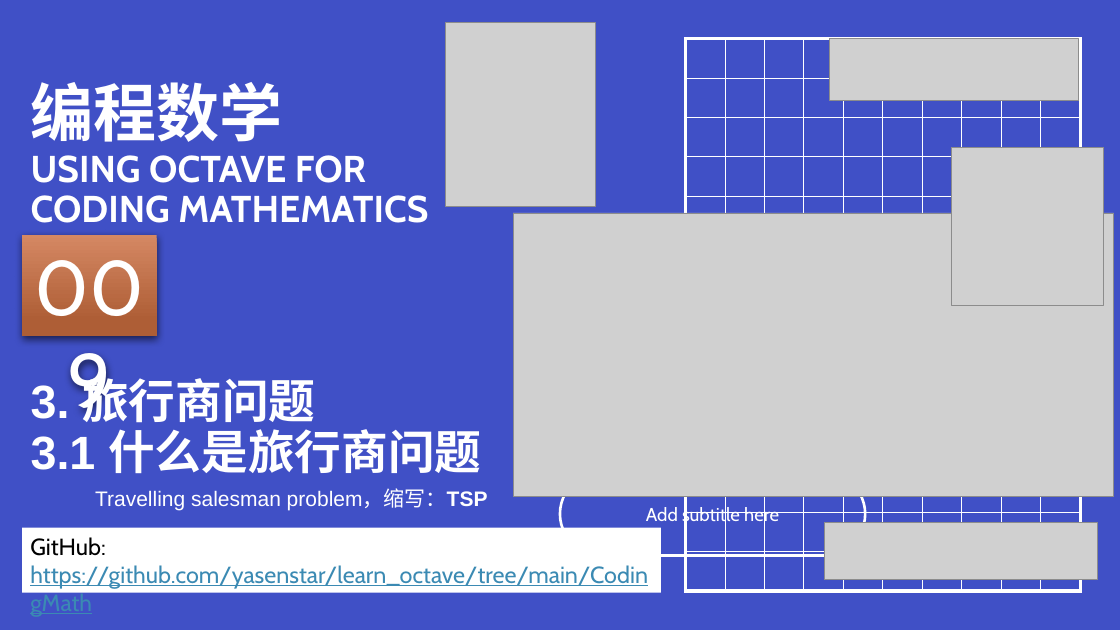
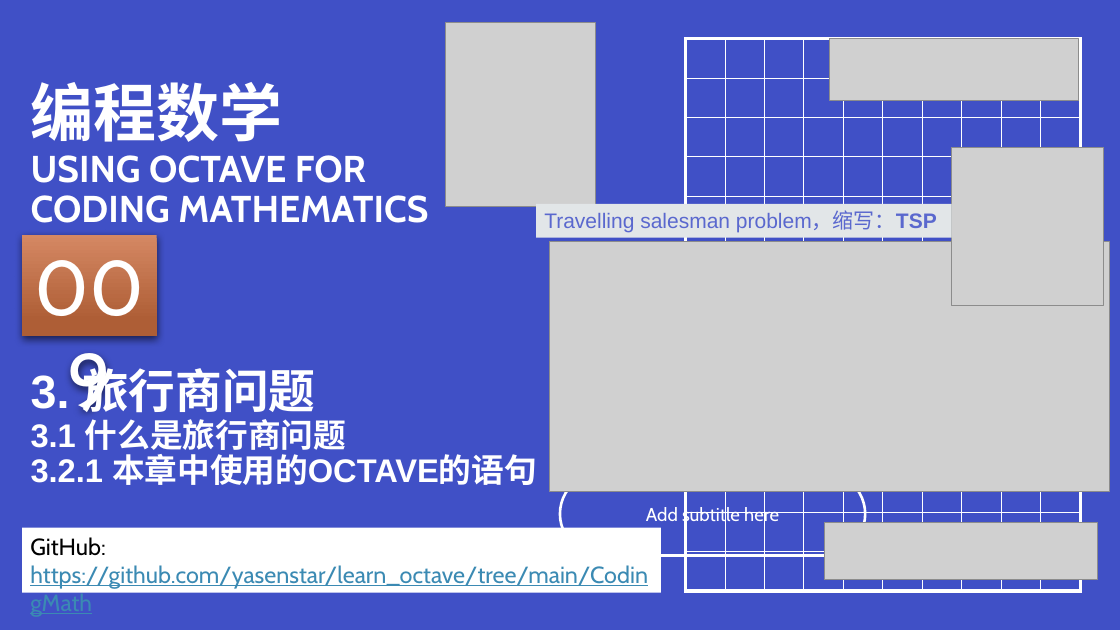
Before and after one commit to yasenstar/learn_octave, a slide deck: slide 10 of CodingMath/codingmath-covers.pptx. Drawn at 1120x630 pixels with LibreOffice and Linux fonts; fonts in the diff are those of the drawing; grey boxes stand for pictures. Boxes give left, top, right and bottom in pixels: in the first picture for what was removed or moved away, otherwise in the second. Text is boxed around its words. In the diff, an @@ line names an element or a change of style, - is before the commit and + after.

```diff
--- a/CodingMath/codingmath-covers.pptx
+++ b/CodingMath/codingmath-covers.pptx
@@ rectangle "Travelling salesman problem，缩写：TSP": place and size @@
-rectangle "Travelling salesman problem，缩写：TSP" at (95,489,488,510)
+rectangle "Travelling salesman problem，缩写：TSP" at (536,204,952,238)
@@ rectangle "Travelling salesman problem，缩写：TSP" at (536,204,952,238): text colour #FFFFFF to #5A68CE; fill none to #E2E6E8 @@
@@ picture: place and size @@
-picture at (513,213,1114,497)
+picture at (549,242,1110,492)
@@ text at (31,419,346,455): size 40 to 28 pt in "3.1 什么是旅行商问题" @@
@@ text at (31,449,537,485): paragraph added @@
+3.2.1 本章中使用的OCTAVE的语句
```
Also in this commit, not shown: 1 slide added, 15 other files.
